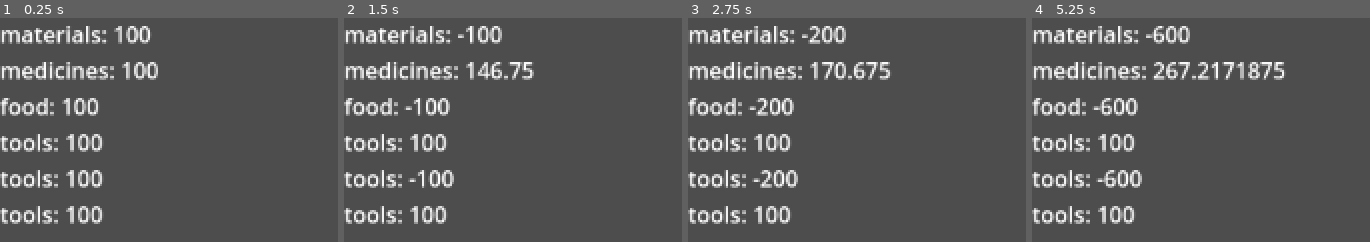
Above: before the commit, frames 1-4 (left to right).
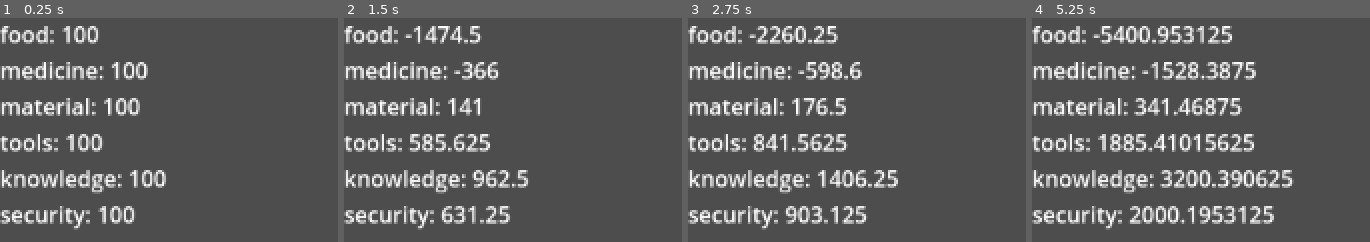
Above: after the commit, the same moments.

Repository: jaxonRuiz/CMPM170-Prototype2
Game: Godot game, scene res://Scenes/main.tscn
The game is run twice, just before and just after one commit, with the same random seed, the same clock (stepped at 60 frames per second) and the same inputs.
Inputs:
- Up to frame 1 (0.25 s): no input
- Up to frame 2 (1.5 s): tap Enter at 0.5 s; hold Space (next_turn) 0.53-1.28 s; tap Space (next_turn) at 1.35 s
- Up to frame 3 (2.75 s): tap Enter at 2 s; hold Space (next_turn) from 2.03 s (still down)
- Up to frame 4 (5.25 s): release Space (next_turn) at 2.78 s; tap Space (next_turn) at 2.85, 4.35 s; tap Enter at 3.5 s; hold Space (next_turn) 3.53-4.28 s; hold Space (next_turn) from 5.03 s (still down)

The runs differ from the first frame. In frame 1, 8.6% of the frame differs, in the area x 0-50%, y 3-95%; in frame 2, 11%; in frame 3, 13%; in frame 4, 17%, in the area x 0-78%, y 3-95%.

Commit message:
group-resource relationship set up

Diff:
--- a/Scenes/game.tscn
+++ b/Scenes/game.tscn
@@ -275,7 +275,7 @@
 offset_bottom = -5.0
 grow_horizontal = 2
 grow_vertical = 0
-value = 120.0
+value = 100.0
 allow_greater = true
 
 [node name="Gatherers" type="Panel" parent="Control"]
--- /dev/null
+++ b/Scenes/groupPanel.tscn
@@ -0,0 +1,78 @@
+[gd_scene load_steps=3 format=3 uid="uid://dq6rmn5t3ryrp"]
+
+[ext_resource type="Script" path="res://Scenes/group_panel.gd" id="1_wosef"]
+
+[sub_resource type="StyleBoxFlat" id="StyleBoxFlat_7yiby"]
+corner_radius_top_left = 4
+corner_radius_top_right = 4
+corner_radius_bottom_right = 4
+corner_radius_bottom_left = 4
+
+[node name="Control" type="Control"]
+layout_mode = 3
+anchor_left = 0.914
+anchor_right = 0.914
+offset_left = -114.928
+offset_right = 99.072
+offset_bottom = 103.0
+grow_horizontal = 2
+grow_vertical = 2
+script = ExtResource("1_wosef")
+
+[node name="Panel" type="Panel" parent="."]
+layout_mode = 1
+anchors_preset = 5
+anchor_left = 0.5
+anchor_right = 0.5
+offset_left = -105.5
+offset_right = 104.5
+offset_bottom = 101.0
+grow_horizontal = 2
+
+[node name="Frame" type="Panel" parent="Panel"]
+layout_mode = 1
+offset_left = 8.0
+offset_top = 8.0
+offset_right = 67.0
+offset_bottom = 64.0
+theme_override_styles/panel = SubResource("StyleBoxFlat_7yiby")
+
+[node name="TextureRect" type="TextureRect" parent="Panel/Frame"]
+layout_mode = 1
+anchors_preset = 8
+anchor_left = 0.5
+anchor_top = 0.5
+anchor_right = 0.5
+anchor_bottom = 0.5
+offset_left = -24.5
+offset_top = -22.5
+offset_right = 24.5
+offset_bottom = 22.5
+grow_horizontal = 2
+grow_vertical = 2
+
+[node name="Name" type="Label" parent="Panel"]
+layout_mode = 0
+offset_left = 75.5
+offset_top = 11.0
+offset_right = 191.5
+offset_bottom = 36.0
+theme_override_font_sizes/font_size = 18
+text = "NAME"
+horizontal_alignment = 1
+vertical_alignment = 1
+
+[node name="ProgressBar" type="ProgressBar" parent="Panel"]
+layout_mode = 1
+anchors_preset = 12
+anchor_top = 1.0
+anchor_right = 1.0
+anchor_bottom = 1.0
+offset_left = 16.0
+offset_top = -32.0
+offset_right = -15.0
+offset_bottom = -5.0
+grow_horizontal = 2
+grow_vertical = 0
+value = 30.0
+allow_greater = true
--- /dev/null
+++ b/Scenes/group_panel.gd
@@ -0,0 +1,12 @@
+extends Control
+
+
+@export var group_name:String;
+# Called when the node enters the scene tree for the first time.
+func _ready():
+	$Panel/Name.text = group_name;
+
+
+# Called every frame. 'delta' is the elapsed time since the previous frame.
+func _process(delta):
+	pass
--- a/Scenes/main.tscn
+++ b/Scenes/main.tscn
@@ -13,6 +13,12 @@
 [node name="Groups" type="Node" parent="."]
 script = ExtResource("2_gsoio")
 
-[node name="Label" type="Label" parent="."]
+[node name="AllocationLabel" type="Label" parent="."]
+offset_left = 79.0
+offset_top = 1.0
+offset_right = 119.0
+offset_bottom = 24.0
+
+[node name="ResourceLabel" type="Label" parent="."]
 offset_right = 321.0
 offset_bottom = 239.0
--- a/Scripts/group.gd
+++ b/Scripts/group.gd
@@ -2,6 +2,7 @@
 enum GroupTypes {
 	MEDICAL,
 	GATHERER,
+	FARMER,
 	FACTORY,
 	RESEARCH,
 	MILITARY
@@ -75,6 +76,7 @@
 	return output;
 
 
+# overflow resources just aren't used
 func setInput(resources:Dictionary):
 	for resource in resources.keys():
 		recieved_input[resource] = resources[resource];
@@ -82,9 +84,12 @@
 func processTurn(stockpile:Dictionary):
 
 	# update stability based on resource satisfaction
-	stability = (stability + resource_satisfaction)/2
-	for resource in recieved_input.keys():
-		stockpile[resource] -= recieved_input[resource];
+	stability = (stability + resource_satisfaction + 0.1)/2
+	for resource in expected_input.keys():
+		if recieved_input[resource] <= expected_input[resource] * 1.1:
+			stockpile[resource] -= recieved_input[resource];
+		else:
+			stockpile[resource] -= expected_input[resource] * 1.1;
 
 	print("produced: %d %s" % [process_output(), output_type]);
 	stockpile[output_type] += process_output();
@@ -95,10 +100,57 @@
 
 class MedicalGroup extends Group:
 	func _init(type):
-		population = 100;
+		population = 80;
+		production_costs["knowledge"] = 0.5;
+		production_costs["food"] = 0.2;
+		production_costs["material"] = 0.4;
+		production_ratio = 0.2;
+		output_type = "medicine";
+		super._init(type);
+
+class GathererGroup extends Group:
+	func _init(type):
+		population = 300;
+		production_costs["food"] = 0.4;
+		production_costs["tools"] = 0.2;
+		production_ratio = 2;
+		output_type = "material";
+		super._init(type);
+
+class FarmerGroup extends Group:
+	func _init(type):
+		population = 300;
 		production_costs["knowledge"] = 0.2;
 		production_costs["food"] = 0.2;
 		production_costs["material"] = 0.2;
 		production_ratio = 0.2;
-		output_type = "medicine";
+		output_type = "food";
 		super._init(type);
+
+class FactoryGroup extends Group:
+	func _init(type):
+		population = 150;
+		production_costs["food"] = 3.5;
+		production_costs["material"] = 3.5;
+		production_ratio = 3.5;
+		output_type = "tools";
+		super._init(type);
+
+class ResearchGroup extends Group:
+	func _init(type):
+		population = 50;
+		production_costs["food"] = 0.1;
+		production_costs["tools"] = 0.1;
+		production_ratio = 10;
+		output_type = "knowledge";
+		super._init(type);
+
+class MilitaryGroup extends Group:
+	func _init(type):
+		population = 100;
+		production_costs["medicine"] = 2.5;
+		production_costs["food"] = 1.25;
+		production_costs["tools"] = 2.5;
+		production_ratio = 2.5;
+		output_type = "security";
+		super._init(type);
--- a/Scripts/main.gd
+++ b/Scripts/main.gd
@@ -2,14 +2,7 @@
 
 @onready var stockpile = $Stockpile;
 var groups: Array[Group] = [];
-var allocated_resoureces = {
-	"food": 0.0,
-	"medicine": 0.0,
-	"material": 0.0,
-	"tools": 0.0,
-	"knowledge": 0.0,
-	"security": 0.0
-}:
+var allocated_resoureces = {}:
 	get:
 		allocated_resoureces["food"] = 0.0;
 		allocated_resoureces["medicine"] = 0.0;
@@ -18,46 +11,60 @@
 		allocated_resoureces["knowledge"] = 0.0;
 		for group in groups:
 			for key in allocated_resoureces.keys():
-				allocated_resoureces[key] += group.expected_input[key];
+				if key in group.expected_input.keys():
+					allocated_resoureces[key] += group.expected_input[key];
 
 		return allocated_resoureces;
 
 # Called when the node enters the scene tree for the first time.
 func _ready() -> void:
-	#for type in Group.GroupTypes:
-		#groups.append(Group.new(type))
 	for type in Group.GroupTypes:
 		match Group.GroupTypes[type]:
 			Group.GroupTypes.MEDICAL:
 				print("type: medical");
 				groups.append(Group.MedicalGroup.new(type));
-				break; # only testing medical for now
 			Group.GroupTypes.GATHERER:
 				print("type: gatherer");
-				groups.append(Group.new(type));
+				groups.append(Group.GathererGroup.new(type));
+			Group.GroupTypes.FARMER:
+				print("type: farmer");
+				groups.append(Group.FarmerGroup.new(type));
 			Group.GroupTypes.FACTORY:
 				print("type: factory");
-				groups.append(Group.new(type));
+				groups.append(Group.FactoryGroup.new(type));
 			Group.GroupTypes.RESEARCH:
 				print("type: research");
-				groups.append(Group.new(type));
+				groups.append(Group.ResearchGroup.new(type));
 			Group.GroupTypes.MILITARY:
 				print("type: military");
-				groups.append(Group.new(type));
+				groups.append(Group.MilitaryGroup.new(type));
 			_:
 				print("??")
 
+	#groups[0].setInput({"material": 100, "food": 100, "knowledge": 100}); #manual for now
+	for group in groups:
+		group.setInput(group.expected_input);
+
+
 # Called every frame. 'delta' is the elapsed time since the previous frame.
 func _process(delta: float) -> void:
-	$Label.text = stockpile.to_string();
+	$ResourceLabel.text = stockpile.to_string();
 	pass
 
 func _input(event: InputEvent) -> void:
 	if event.is_action_pressed("next_turn"):
-		groups[0].setInput({"material": 100, "food": 100, "knowledge": 100}); #manual for now
-		processTurn();
-		print("next turn");
+		if checkResourceAvailability():
+			processTurn();
+			print("next turn");
 
 func processTurn():
 	for group in groups:
 		group.processTurn(stockpile.resources);
+
+func checkResourceAvailability():
+	return true;
+	for resource in allocated_resoureces.keys():
+		if stockpile.resources[resource] < allocated_resoureces[resource]:
+			print("INSUFFICIENT RESOURCES");
+			return false;
+	return true;
--- a/Scripts/stockpile.gd
+++ b/Scripts/stockpile.gd
@@ -21,10 +21,8 @@
 
 func _to_string() -> String:
 	var out = "";
-	out += "materials: " + str(resources["material"]);
-	out += "\nmedicines: " + str(resources["medicine"]);
-	out += "\nfood: " + str(resources["food"]);
-	out += "\ntools: " + str(resources["tools"]);
-	out += "\ntools: " + str(resources["knowledge"]);
-	out += "\ntools: " + str(resources["security"]);
+	for resource in resources.keys():
+		out += resource + ": ";
+		out += str(resources[resource]);
+		out += "\n";
 	return out;
Not shown: 1 places in Scenes/game.tscn that only renumber resources
